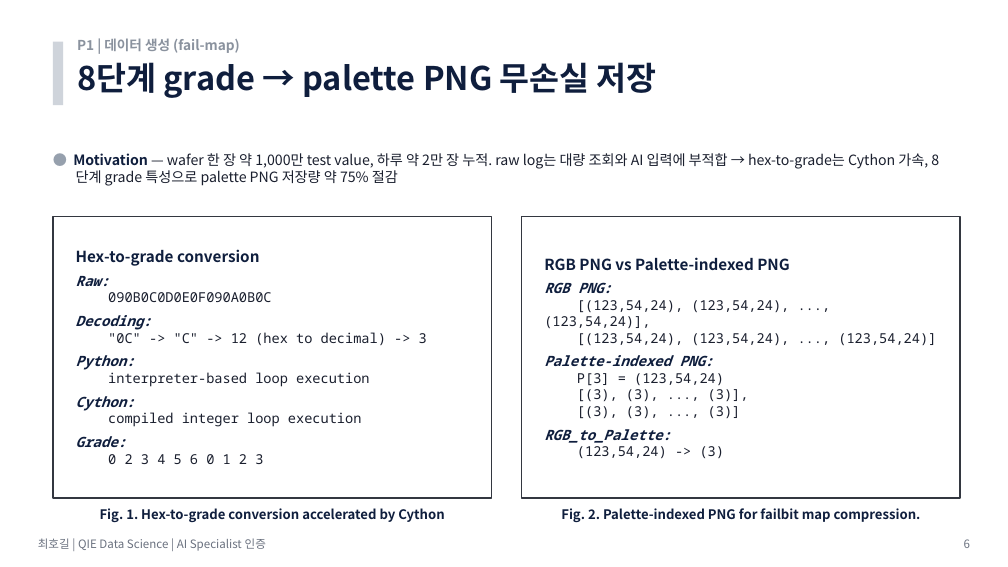
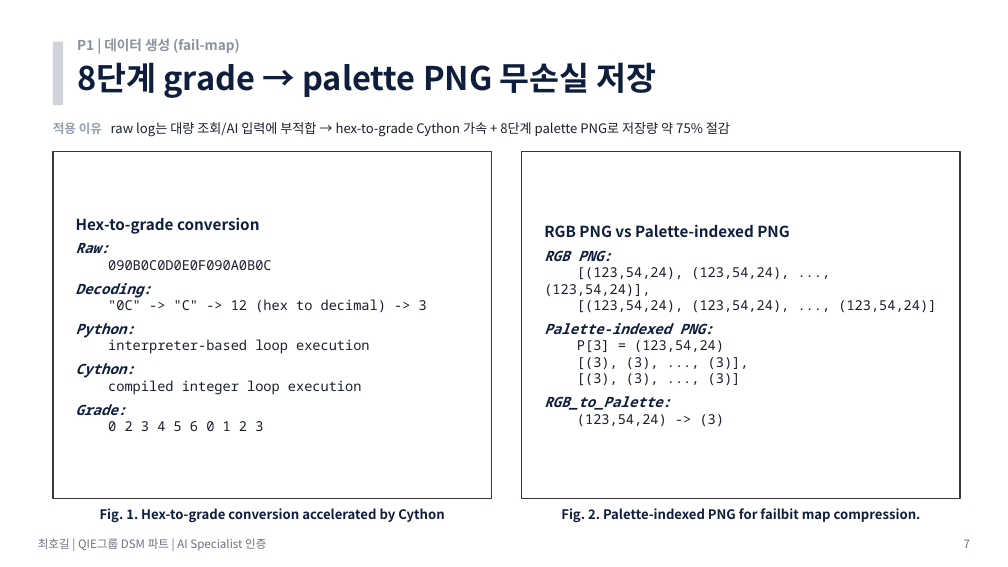
Before and after one commit to hogil/fbm_paper, a slide deck: slide 7 of recommendation/presentation/'26년 AI Specialist 면접 심사 자료_메모리사업부_최호길_평가항목_summary_with_images.pptx (slide 6 before the commit). Drawn at 1008x567 pixels with LibreOffice and Linux fonts; fonts in the diff are those of the drawing. Boxes give left, top, right and bottom in pixels: in the first picture for what was removed or moved away, otherwise in the second. Text is boxed around its words. In the diff, an @@ line names an element or a change of style, - is before the commit and + after.

Commit message:
Sync closing slide tuning wording

```diff
--- a/recommendation/presentation/'26년 AI Specialist 면접 심사 자료_메모리사업부_최호길_평가항목_summary_with_images.pptx
+++ b/recommendation/presentation/'26년 AI Specialist 면접 심사 자료_메모리사업부_최호길_평가항목_summary_with_images.pptx
@@ text "적용 이유 raw log는 대량 ..." at box(53, 122, 730, 137): vertical alignment top to middle @@
@@ text at box(53, 122, 730, 137): text changed; size 13.5 to 12.5 pt @@
-● Motivation — wafer 한 장 약 1,000만 test value, 하루 약 2만 장 누적. raw log는 대량 조회와 AI 입력에 부적합 → hex-to-grade는 Cython 가속, 8단계 grade 특성으로 palette PNG 저장량 약 75% 절감
+적용 이유 raw log는 대량 조회/AI 입력에 부적합 → hex-to-grade Cython 가속 + 8단계 palette PNG로 저장량 약 75% 절감
@@ rectangle: place and size @@
-rectangle at box(53, 216, 492, 498)
+rectangle at box(53, 151, 492, 498)
@@ text "Hex-to-grade conversion": place and size @@
-text "Hex-to-grade conversion" at box(76, 249, 427, 464)
+text "Hex-to-grade conversion" at box(76, 217, 427, 431)
@@ rectangle: place and size @@
-rectangle at box(522, 216, 960, 498)
+rectangle at box(522, 151, 960, 498)
@@ text "RGB PNG vs Palette-indexed PNG": place and size @@
-text "RGB PNG vs Palette-indexed PNG" at box(544, 257, 936, 458)
+text "RGB PNG vs Palette-indexed PNG" at box(544, 224, 936, 426)
@@ text at box(38, 538, 266, 551): text changed @@
-최호길 | QIE Data Science | AI Specialist 인증
+최호길 | QIE그룹 DSM 파트 | AI Specialist 인증
@@ text at box(964, 539, 970, 548): text changed @@
-6
+7
```
Also in this commit, not shown: 22 other slides changed, 5 slides added, 5 slides removed, 2 other files.
